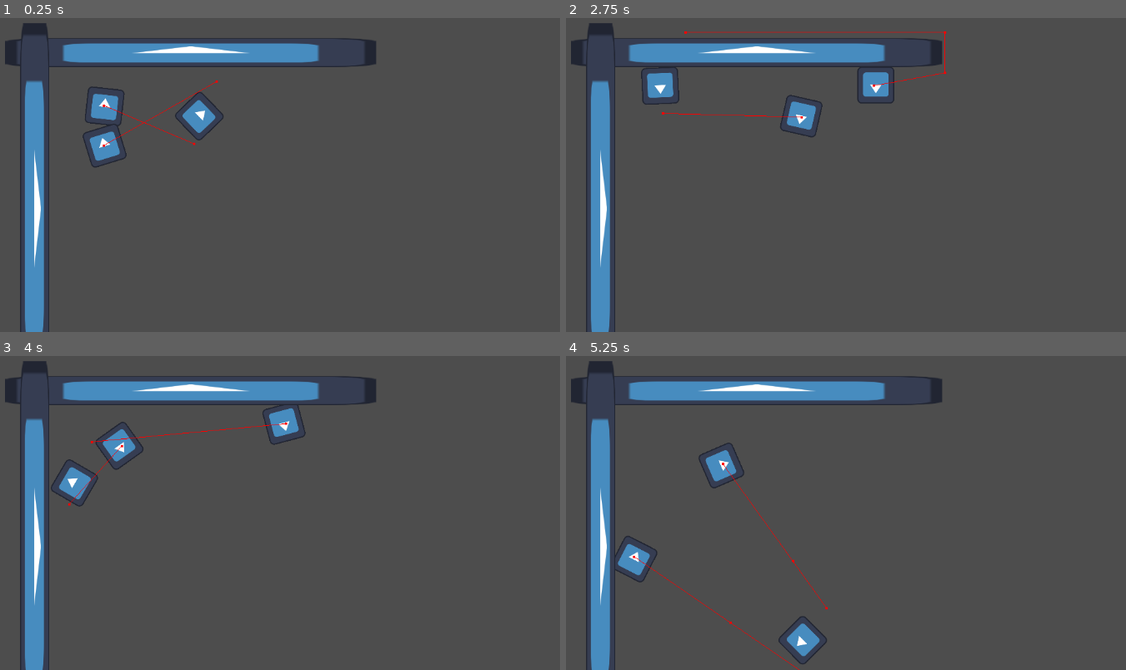
Above: before the commit, frames 1-4 (two rows, left to right).
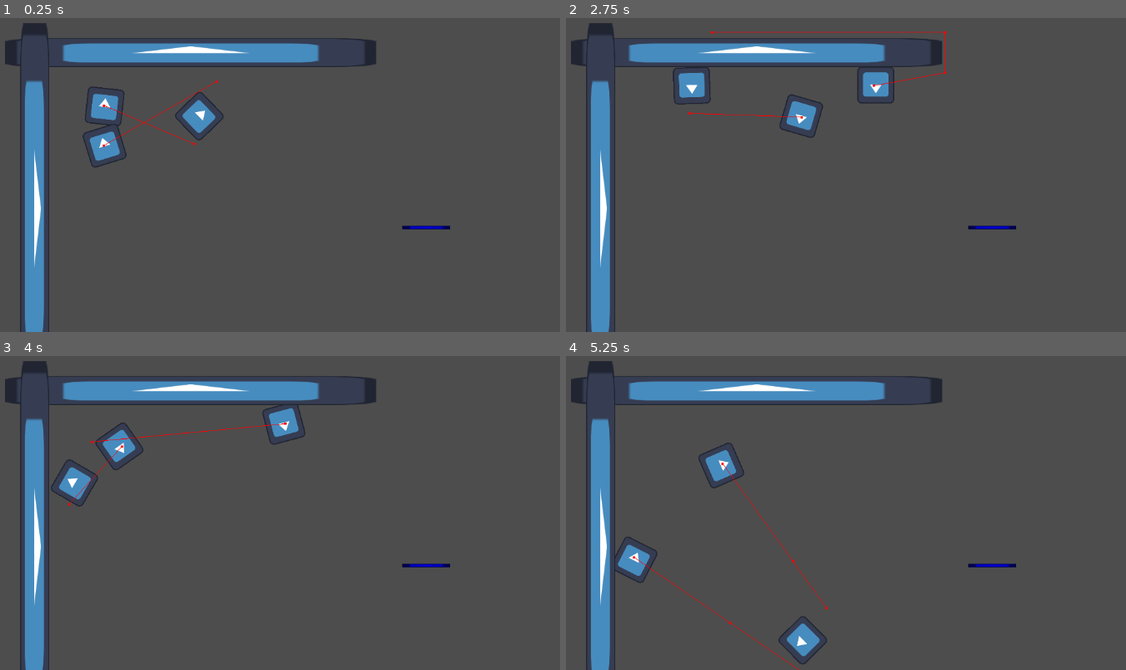
Above: after the commit, the same moments.

Repository: KarumGhag/Hitman4
Game: Godot game, scene res://World/world.tscn
Two runs of this game, one before a commit and one after it. Both use one fixed random seed, a clock stepped at 60 frames per second and the inputs below. The engine's default icon, where the game draws it, is replaced by a stand-in: a white triangle on a blue panel in a dark square.
Inputs (mouse positions are in pixels of both pictures, inside the frame that each line leads up to):
- Up to frame 1 (0.25 s): no input
- Up to frame 2 (2.75 s): move the mouse to (762, 218) at 0.52 s; press the mouse at (762, 218) at 0.53 s; hold W (up) 0.53-2.03 s; tap Mouse wheel up (last, bound only after the commit) at 0.8, 1.35 s; move the mouse to (991, 200) at 1.27 s; release the mouse at (991, 200) at 1.28 s; tap Mouse wheel down (next, bound only after the commit) at 1.55, 2.1 s; move the mouse to (594, 90) at 2.02 s; hold A (left) from 2.03 s (still down); right-click (594, 90) at 2.3 s
- Up to frame 3 (4 s): move the mouse to (257, 481) at 2.77 s; right-click (257, 481) at 2.85 s; click (257, 481) at 3.05 s; move the mouse to (128, 390) at 3.52 s; release A (left) at 3.53 s; press the mouse at (128, 390) at 3.53 s; hold S (down) from 3.53 s (still down); tap Mouse wheel up (last, bound only after the commit) at 3.8 s
- Up to frame 4 (5.25 s): move the mouse to (941, 462) at 4.27 s; release S (down) at 4.28 s; release the mouse at (941, 462) at 4.28 s; hold D (right) 4.28-5.03 s; tap Mouse wheel up (last, bound only after the commit) at 4.35 s; tap Mouse wheel down (next, bound only after the commit) at 4.55, 5.1 s; move the mouse to (661, 500) at 5.02 s; hold W (up) from 5.03 s (still down)

The runs differ from the first frame. In frame 1, 0.1% of the frame differs, in the area x 71-81%, y 66-68%; in frame 2, 1.2%, in the area x 13-81%, y 4-68%; in frame 3, 0.2%; in frame 4, 0.3%.

Commit message:
Added lots
-fixed gun spread
-created inventory system
-inventory has no bugs but still needs:
--rearrange items
--drop items

Diff:
--- /dev/null
+++ b/GunSystem/AK47.tscn
@@ -0,0 +1,36 @@
+[gd_scene load_steps=5 format=3 uid="uid://yeq1gbshv4tm"]
+
+[ext_resource type="Script" path="res://GunSystem/GunClass.gd" id="1_honka"]
+[ext_resource type="PackedScene" uid="uid://bg0e1ffv6s88g" path="res://GunSystem/Bullets/Bullet.tscn" id="2_midg2"]
+[ext_resource type="Texture2D" uid="uid://jffjcag0lvea" path="res://Art/icon.svg" id="3_61sna"]
+
+[sub_resource type="CircleShape2D" id="CircleShape2D_mcdnc"]
+radius = 117.427
+
+[node name="AK47" type="Node2D" node_paths=PackedStringArray("shootPoint", "pickUpArea", "image")]
+script = ExtResource("1_honka")
+bullet = ExtResource("2_midg2")
+shootPoint = NodePath("ShootPoint")
+auto = true
+multiBulletWait = 0.0
+damage = 100.0
+magSize = 27
+reloadTime = 1.0
+itemName = "AK47"
+pickUpArea = NodePath("Area2D")
+image = NodePath("Icon")
+
+[node name="Icon" type="Sprite2D" parent="."]
+modulate = Color(0, 0, 1, 1)
+scale = Vector2(0.648438, 0.0507815)
+texture = ExtResource("3_61sna")
+
+[node name="Model" type="Node" parent="."]
+
+[node name="ShootPoint" type="Node2D" parent="."]
+position = Vector2(41, 0)
+
+[node name="Area2D" type="Area2D" parent="."]
+
+[node name="CollisionShape2D" type="CollisionShape2D" parent="Area2D"]
+shape = SubResource("CircleShape2D_mcdnc")
--- a/GunSystem/Bullets/BulletClass.gd
+++ b/GunSystem/Bullets/BulletClass.gd
@@ -5,6 +5,8 @@
 var fireDistance : float
 var originPoint : Vector2
 var distanceTravelled : float
+
+var damage : float
 
 func _ready() -> void:
 	originPoint = global_position
--- a/GunSystem/GunClass.gd
+++ b/GunSystem/GunClass.gd
@@ -1,4 +1,4 @@
-extends Node2D
+extends Item
 
 class_name GunClass
 
@@ -8,7 +8,6 @@
 
 @export_group("Stats")
 #basic gun stats
-@export var gunName : String
 @export var auto : bool
 @export var shotgun : bool
 
@@ -39,7 +38,8 @@
 
 var target : Vector2
 
-func _ready() -> void:
+func itemReady() -> void:
+	print("test")
 	bulletsLeft = magSize
 	fireCoolDownTimer = Timer.new()
 	fireCoolDownTimer.one_shot = true
@@ -52,7 +52,7 @@
 func canShootAgain() -> void:
 	canShoot = true
 
-func _process(_delta) -> void:
+func itemProcess(_delta) -> void:
 	look_at(get_global_mouse_position())
 	if auto:
 		if Input.is_action_pressed("shoot"):
@@ -63,7 +63,7 @@
 
 func shootLocation() -> Vector2:
 	var innacuracy = randf_range(-spread, spread)
-	target = get_global_mouse_position() - shootPoint.global_position + Vector2(innacuracy, innacuracy)
+	target = Vector2.from_angle(shootPoint.global_position.angle_to_point(get_global_mouse_position()) + innacuracy)
 
 	return target.normalized()
 
@@ -88,7 +88,9 @@
 		bulletInstance.velocity = bulletDirection * bulletSpeed
 
 		bulletInstance.look_at(get_global_mouse_position())
+
 		bulletInstance.fireDistance = fireDistance
+		bulletInstance.damage = damage
 		get_tree().get_root().add_child(bulletInstance)
 
 
--- a/GunSystem/gun_test.tscn
+++ /dev/null
@@ -1,27 +0,0 @@
-[gd_scene load_steps=4 format=3 uid="uid://yeq1gbshv4tm"]
-
-[ext_resource type="Script" path="res://GunSystem/GunClass.gd" id="1_qlvy5"]
-[ext_resource type="Texture2D" uid="uid://jffjcag0lvea" path="res://Art/icon.svg" id="2_0tfho"]
-[ext_resource type="PackedScene" uid="uid://bg0e1ffv6s88g" path="res://GunSystem/Bullets/Bullet.tscn" id="2_wr6xk"]
-
-[node name="GunTest" type="Node2D" node_paths=PackedStringArray("shootPoint")]
-position = Vector2(512, 280.5)
-script = ExtResource("1_qlvy5")
-bullet = ExtResource("2_wr6xk")
-shootPoint = NodePath("ShootPoint")
-gunName = "Test"
-auto = true
-spread = 200.0
-multiBulletNum = 10
-multiBulletWait = 0.0
-magSize = 100
-reloadTime = 1.0
-
-[node name="Icon" type="Sprite2D" parent="."]
-scale = Vector2(1, 0.242188)
-texture = ExtResource("2_0tfho")
-
-[node name="Model" type="Node" parent="."]
-
-[node name="ShootPoint" type="Node2D" parent="."]
-position = Vector2(63, 0)
--- /dev/null
+++ b/InventorySystem/Inventory.tscn
@@ -0,0 +1,6 @@
+[gd_scene load_steps=2 format=3 uid="uid://nwu4t1v6dahu"]
+
+[ext_resource type="Script" path="res://InventorySystem/InventoryClass.gd" id="1_8jxnx"]
+
+[node name="Inventory" type="Node2D"]
+script = ExtResource("1_8jxnx")
--- /dev/null
+++ b/InventorySystem/InventoryClass.gd
@@ -0,0 +1,88 @@
+extends Node2D
+
+class_name InvetoryClass
+
+var inventory : Array[Item] = [null]
+
+var currentItem : Item
+
+func _ready():
+	inventory.resize(10)
+	for i in range(len(inventory)):
+		if inventory[i] != null:
+			currentItem = inventory[i]
+			break
+
+	print(inventory)
+
+func _process(_delta) -> void:
+
+	if Input.is_action_just_pressed("next"):
+		currentItem = getNext()
+	if Input.is_action_just_pressed("last"):
+		currentItem = getPrevious()
+
+
+	if currentItem:
+		currentItem.equiped = true
+
+
+
+#loops over the inventory forwards until a value is found and sets that to the next value
+func getNext() -> Item:
+	var i : int = getCurrent()
+
+	if i == -1:
+		print("no items")
+		print(inventory)
+		return
+
+	while true:
+		if i + 1 >= len(inventory):
+			i = 0
+			if inventory[0] != null:
+				break
+			continue
+
+		i += 1
+
+		if inventory[i] != null:
+			break
+
+	return inventory[i]
+
+#same as above but backwards
+func getPrevious() -> Item:
+	var i : int = getCurrent()
+
+	if i == -1:
+		print("no items")
+		print(inventory)
+		return
+
+	while true:
+		if i - 1 < 0:
+			i = len(inventory) - 1
+			if inventory[i] != null:
+				break
+			continue
+
+		i -= 1
+		if inventory[i] != null:
+			break
+
+	return inventory[i]
+
+func getCurrent() -> int:
+	#goes over the list - if the current item is j and not null it returns j
+	for j in range(len(inventory)):
+		if inventory[j] == currentItem and currentItem != null:
+			return j
+
+	#if above doesnt happen it just returns the first non null item
+	for j in range(len(inventory)):
+		if inventory[j] != null:
+			return j
+
+	#there are no items
+	return -1
--- /dev/null
+++ b/InventorySystem/itemClass.gd
@@ -0,0 +1,74 @@
+extends Node2D
+
+class_name Item
+
+@export var itemName : String
+
+@export var pickUpArea : Area2D
+var canPickUp : bool
+
+@export var image : Sprite2D
+var inInv : bool = false
+
+var equiped : bool = false
+
+func _ready():
+	itemReady()
+	pickUpArea.connect("body_entered", canPick)
+	pickUpArea.connect("body_exited", cannotPick)
+
+func _process(delta) -> void:
+	if Input.is_action_just_pressed("pickUp"):
+		pickUp()
+	#if its in the invetory and not equiped it should be hidded and inactive
+	if inInv and not equiped:
+		hide()
+		itemProcess(delta)
+	#if its equipde it should be shown and active
+	elif equiped:
+		itemProcess(delta)
+		show()
+	#just on the floor
+	else:
+		show()
+
+
+
+#make this function instead of ready and process, this classes ready function overwrites the normal ready and process functions
+func itemReady() -> void:
+	pass
+
+func itemProcess(delta) -> void:
+	pass
+
+
+func canPick(body) -> void:
+	if not body is Player:
+		return
+
+	canPickUp = true
+
+func cannotPick(body) -> void:
+	if not body is Player:
+		return
+
+	canPickUp = false
+
+
+@onready var inventorySystem = get_node("/root/InventorySystem")
+func pickUp() -> void:
+	if inInv:
+		print(str(self) + " is in inventory")
+	if not canPickUp:
+		print("not in range")
+		return
+
+	var inventory = inventorySystem.inventory
+	for i in range(len(inventory)):
+		if inventory[i] == null:
+			inventorySystem.inventory[i] = self
+			print(inventorySystem.inventory[i])
+			inInv = true
+			return
+
+	print("no empty space")
--- a/World/world.tscn
+++ b/World/world.tscn
@@ -1,8 +1,9 @@
-[gd_scene load_steps=6 format=3 uid="uid://cq71lr407eab8"]
+[gd_scene load_steps=7 format=3 uid="uid://cq71lr407eab8"]
 
 [ext_resource type="Texture2D" uid="uid://jffjcag0lvea" path="res://Art/icon.svg" id="1_muac8"]
 [ext_resource type="PackedScene" uid="uid://s8o2fn2d2lu8" path="res://Enemy/enemy.tscn" id="2_181t4"]
 [ext_resource type="PackedScene" uid="uid://1l13jv08hnfd" path="res://Player/player.tscn" id="3_1fj7k"]
+[ext_resource type="PackedScene" uid="uid://yeq1gbshv4tm" path="res://GunSystem/AK47.tscn" id="4_4to6e"]
 
 [sub_resource type="NavigationPolygon" id="NavigationPolygon_cpu4h"]
 vertices = PackedVector2Array(1811.09, 15.9609, 861.75, 206, 861.75, 136, -158.063, 9.03125, 231, 136, -165.93, 1246.42, 231, 760.5, 1821.9, 1137.53, 301, 760.5, 301, 206)
@@ -61,3 +62,6 @@
 
 [node name="Player" parent="." instance=ExtResource("3_1fj7k")]
 position = Vector2(528, 274)
+
+[node name="GunTest" parent="." instance=ExtResource("4_4to6e")]
+position = Vector2(921, 467)
--- a/project.godot
+++ b/project.godot
@@ -14,6 +14,10 @@
 run/main_scene="res://World/world.tscn"
 config/features=PackedStringArray("4.3", "Forward Plus")
 config/icon="res://Art/icon.svg"
+
+[autoload]
+
+InventorySystem="*res://InventorySystem/Inventory.tscn"
 
 [input]
 
@@ -42,6 +46,23 @@
 "events": [Object(InputEventMouseButton,"resource_local_to_scene":false,"resource_name":"","device":-1,"window_id":0,"a …(253 unchanged characters)…
 ]
 }
+next={
+"deadzone": 0.5,
+"events": [Object(InputEventMouseButton,"resource_local_to_scene":false,"resource_name":"","device":-1,"window_id":0,"alt_pressed":false,"shift_pressed":false,"ctrl_pressed":false,"meta_pressed":false,"button_mask":0,"position":Vector2(0, 0),"global_position":Vector2(0, 0),"factor":1.0,"button_index":5,"canceled":false,"pressed":false,"double_click":false,"script":null)
+, Object(InputEventKey,"resource_local_to_scene":false,"resource_name":"","device":-1,"window_id":0,"alt_pressed":false,"shift_pressed":false,"ctrl_pressed":false,"meta_pressed":false,"pressed":false,"keycode":0,"physical_keycode":32,"key_label":0,"unicode":32,"location":0,"echo":false,"script":null)
+]
+}
+last={
+"deadzone": 0.5,
+"events": [Object(InputEventMouseButton,"resource_local_to_scene":false,"resource_name":"","device":-1,"window_id":0,"alt_pressed":false,"shift_pressed":false,"ctrl_pressed":false,"meta_pressed":false,"button_mask":0,"position":Vector2(0, 0),"global_position":Vector2(0, 0),"factor":1.0,"button_index":4,"canceled":false,"pressed":false,"double_click":false,"script":null)
+, Object(InputEventKey,"resource_local_to_scene":false,"resource_name":"","device":-1,"window_id":0,"alt_pressed":false,"shift_pressed":false,"ctrl_pressed":false,"meta_pressed":false,"pressed":false,"keycode":0,"physical_keycode":67,"key_label":0,"unicode":99,"location":0,"echo":false,"script":null)
+]
+}
+pickUp={
+"deadzone": 0.5,
+"events": [Object(InputEventMouseButton,"resource_local_to_scene":false,"resource_name":"","device":-1,"window_id":0,"alt_pressed":false,"shift_pressed":false,"ctrl_pressed":false,"meta_pressed":false,"button_mask":0,"position":Vector2(0, 0),"global_position":Vector2(0, 0),"factor":1.0,"button_index":2,"canceled":false,"pressed":false,"double_click":false,"script":null)
+]
+}
 
 [navigation]
 
